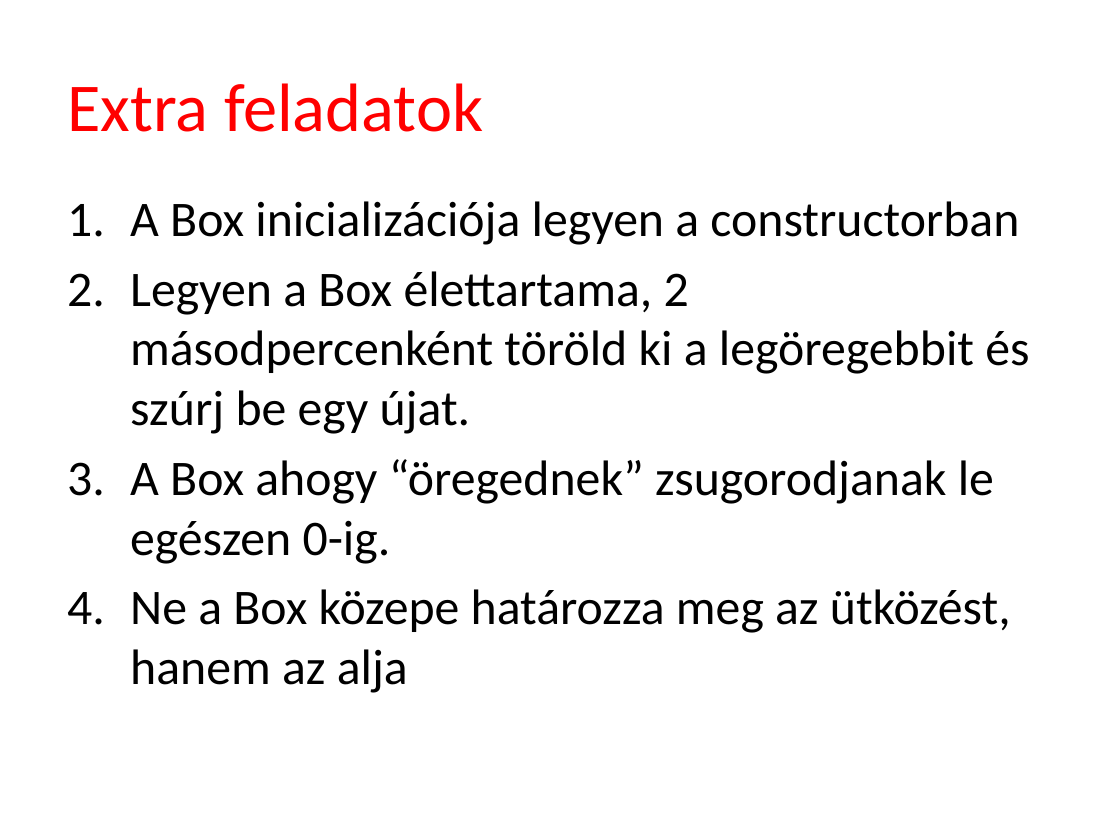
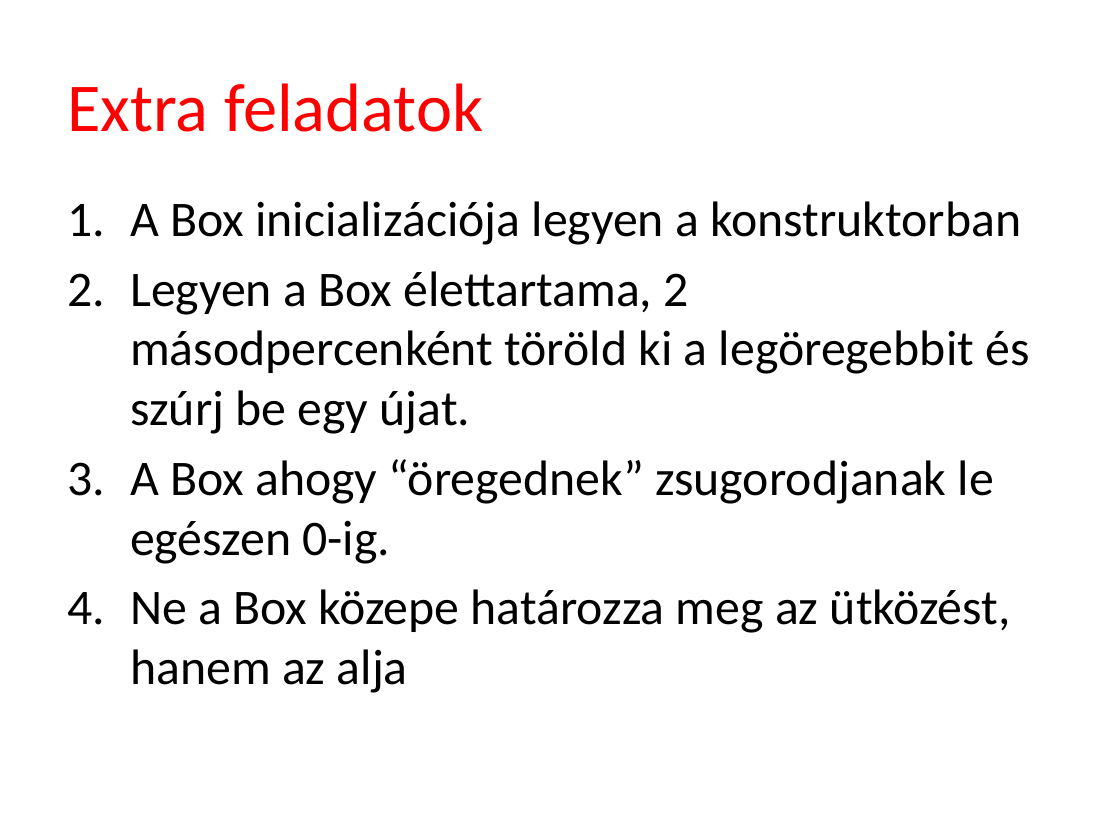
Before and after one commit to tyekx/dx12, a slide deck: slide 27 of Slides/gg001-Libraries.pptx. Drawn at 1120x840 pixels with LibreOffice and Linux fonts; fonts in the diff are those of the drawing; background and template pictures are left out. Boxes give left, top, right and bottom in pixels: in the first picture for what was removed or moved away, otherwise in the second. Text is boxed around its words. In the diff, an @@ line names an element or a change of style, - is before the commit and + after.

Commit message:
slides

```diff
--- a/Slides/gg001-Libraries.pptx
+++ b/Slides/gg001-Libraries.pptx
@@ text at (130, 201, 1021, 245): text changed @@
-1. A Box inicializációja legyen a constructorban
+1. A Box inicializációja legyen a konstruktorban
```
Also in this commit, not shown: 1 other slide changed.
